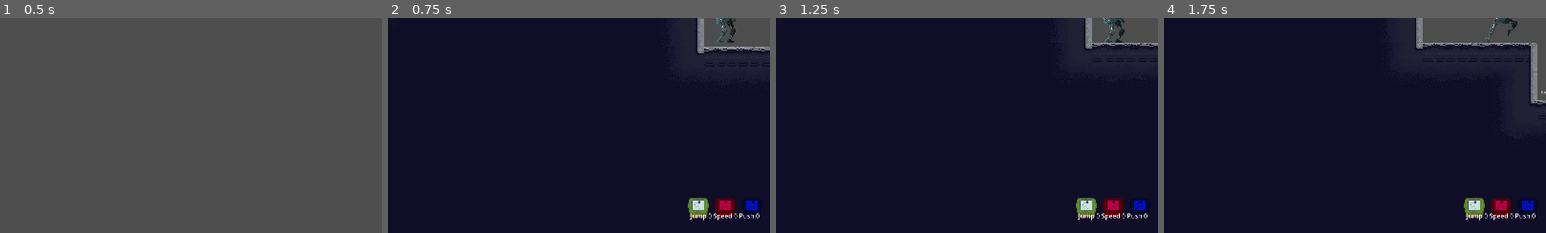
Above: before the commit, frames 1-4 (left to right).
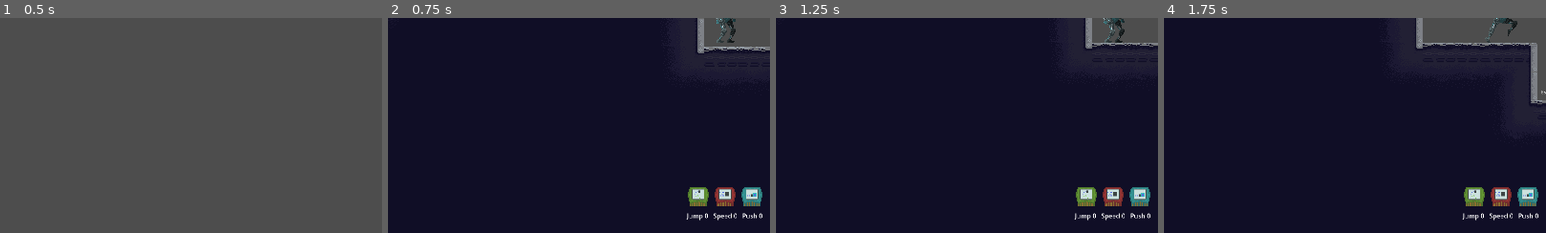
Above: after the commit, the same moments.

Repository: VehvilainenPooki/ModeGame
Game: Godot game, scene res://Main.tscn
Two runs of this game, one before a commit and one after it. Both use one fixed random seed, a clock stepped at 60 frames per second and the inputs below.
Inputs:
- Up to frame 1 (0.5 s): no input
- Up to frame 2 (0.75 s): click "Play" at 0.5 s
- Up to frame 3 (1.25 s): no input
- Up to frame 4 (1.75 s): tap A at 1.25 s; hold Right (ui_right) from 1.28 s (still down); hold E (Interact) from 1.28 s (still down); tap 1 (MODE_JUMP) at 1.52 s
The pictures show only the part of the screen within x 6-56%, y 50-100%; the shares and areas given below are measured in that part.

Frame 1 is identical in both runs. In frame 2, 2.1% of the frame differs, in the area x 78-98%, y 78-95%; in frame 3, 2.1%; in frame 4, 2.1%.

Commit message:
Toolbar siistitty

Diff:
--- a/Player/Player.tscn
+++ b/Player/Player.tscn
@@ -1333,6 +1333,7 @@
 auto_calculate_length_and_angle = false
 length = 43.0116
 bone_angle = -91.3322
+metadata/_local_pose_override_enabled_ = true
 
 [node name="Torso" type="Bone2D" parent="leftAnimation/Skeleton2D/Hip"]
 position = Vector2(0, -43)
@@ -1349,6 +1350,7 @@
 auto_calculate_length_and_angle = false
 length = 31.0
 bone_angle = 90.0
+metadata/_local_pose_override_enabled_ = true
 
 [node name="leftLowerarm" type="Bone2D" parent="leftAnimation/Skeleton2D/Hip/Torso/leftShoulder"]
 position = Vector2(0, 31)
@@ -1356,6 +1358,7 @@
 auto_calculate_length_and_angle = false
 length = 26.0768
 bone_angle = 85.6013
+metadata/_local_pose_override_enabled_ = true
 
 [node name="leftHand" type="Bone2D" parent="leftAnimation/Skeleton2D/Hip/Torso/leftShoulder/leftLowerarm"]
 position = Vector2(-2, 26)
@@ -1372,6 +1375,7 @@
 auto_calculate_length_and_angle = false
 length = 29.0172
 bone_angle = 91.9749
+metadata/_local_pose_override_enabled_ = true
 
 [node name="rightLowerarm" type="Bone2D" parent="leftAnimation/Skeleton2D/Hip/Torso/rightShoulder"]
 position = Vector2(-1, 29)
@@ -1379,6 +1383,7 @@
 auto_calculate_length_and_angle = false
 length = 26.0768
 bone_angle = 85.6013
+metadata/_local_pose_override_enabled_ = true
 
 [node name="rightHand" type="Bone2D" parent="leftAnimation/Skeleton2D/Hip/Torso/rightShoulder/rightLowerarm"]
 position = Vector2(-2, 24)
@@ -1395,6 +1400,7 @@
 auto_calculate_length_and_angle = false
 length = 40.0
 bone_angle = 90.0
+metadata/_local_pose_override_enabled_ = true
 
 [node name="leftLowerleg" type="Bone2D" parent="leftAnimation/Skeleton2D/Hip/leftUpperleg"]
 position = Vector2(0, 40)
@@ -1402,6 +1408,7 @@
 auto_calculate_length_and_angle = false
 length = 35.0143
 bone_angle = 88.3634
+metadata/_local_pose_override_enabled_ = true
 
 [node name="leftFoot" type="Bone2D" parent="leftAnimation/Skeleton2D/Hip/leftUpperleg/leftLowerleg"]
 position = Vector2(-2, 35)
@@ -1409,6 +1416,7 @@
 auto_calculate_length_and_angle = false
 length = 16.0
 bone_angle = -180.0
+metadata/_local_pose_override_enabled_ = true
 
 [node name="rightUpperleg" type="Bone2D" parent="leftAnimation/Skeleton2D/Hip"]
 position = Vector2(-10, 5)
@@ -1416,6 +1424,7 @@
 auto_calculate_length_and_angle = false
 length = 40.0
 bone_angle = 90.0
+metadata/_local_pose_override_enabled_ = true
 
 [node name="rightLowerleg" type="Bone2D" parent="leftAnimation/Skeleton2D/Hip/rightUpperleg"]
 position = Vector2(0, 40)
@@ -1423,6 +1432,7 @@
 auto_calculate_length_and_angle = false
 length = 35.0143
 bone_angle = 88.3634
+metadata/_local_pose_override_enabled_ = true
 
 [node name="rightFoot" type="Bone2D" parent="leftAnimation/Skeleton2D/Hip/rightUpperleg/rightLowerleg"]
 position = Vector2(-2, 35)
@@ -1430,6 +1440,7 @@
 auto_calculate_length_and_angle = false
 length = 16.0
 bone_angle = -180.0
+metadata/_local_pose_override_enabled_ = true
 
 [node name="leftArmTarget" type="Node2D" parent="leftAnimation"]
 position = Vector2(22, -7)
--- a/Player/ToolBar.gd
+++ b/Player/ToolBar.gd
@@ -11,6 +11,6 @@
 
 
 func update_cartridges():
-	var template = "Jump %s Speed %s Push %s"
+	var template = "Jump %s   Speed %s   Push %s"
 	var realstring = template % [player.cartridges_dict[MODES.JUMP], player.cartridges_dict[MODES.SPEED], player.cartridges_dict[MODES.PUSH]]
 	cartridges.text = realstring
--- a/Player/ToolBar.tscn
+++ b/Player/ToolBar.tscn
@@ -1,7 +1,9 @@
-[gd_scene load_steps=3 format=3 uid="uid://btrsok1jmua1q"]
+[gd_scene load_steps=5 format=3 uid="uid://btrsok1jmua1q"]
 
 [ext_resource type="Script" path="res://Player/ToolBar.gd" id="1_775jv"]
 [ext_resource type="Texture2D" uid="uid://bxcjlo7a650v4" path="res://Assets/Cartridge/Cartridge.png" id="2_pkbps"]
+[ext_resource type="Texture2D" uid="uid://codse7l24glwk" path="res://Assets/Cartridge/SpeedCartridge.png" id="3_kl7wd"]
+[ext_resource type="Texture2D" uid="uid://b7taurkb7op61" path="res://Assets/Cartridge/PushCartridge.png" id="4_xaa7b"]
 
 [node name="ToolBar" type="CanvasLayer"]
 script = ExtResource("1_775jv")
@@ -40,27 +42,25 @@
 texture = ExtResource("2_pkbps")
 
 [node name="TextureRect2" type="TextureRect" parent="Control/MarginContainer/VBoxContainer/HBoxContainer2"]
-modulate = Color(0.905882, 0, 0.286275, 1)
 custom_minimum_size = Vector2(64, 64)
 layout_mode = 2
-texture = ExtResource("2_pkbps")
+texture = ExtResource("3_kl7wd")
 
 [node name="TextureRect3" type="TextureRect" parent="Control/MarginContainer/VBoxContainer/HBoxContainer2"]
-modulate = Color(0, 0.0784314, 0.858824, 1)
 custom_minimum_size = Vector2(64, 64)
 layout_mode = 2
-texture = ExtResource("2_pkbps")
+texture = ExtResource("4_xaa7b")
 
-[node name="VBoxContainer2" type="VBoxContainer" parent="Control/MarginContainer"]
+[node name="VBoxContainer2" type="VBoxContainer" parent="Control/MarginContainer/VBoxContainer"]
 layout_mode = 2
 size_flags_vertical = 8
 
-[node name="HBoxContainer" type="HBoxContainer" parent="Control/MarginContainer/VBoxContainer2"]
+[node name="HBoxContainer" type="HBoxContainer" parent="Control/MarginContainer/VBoxContainer/VBoxContainer2"]
 layout_mode = 2
 size_flags_horizontal = 4
 size_flags_vertical = 8
 
-[node name="Cartridges" type="Label" parent="Control/MarginContainer/VBoxContainer2/HBoxContainer"]
+[node name="Cartridges" type="Label" parent="Control/MarginContainer/VBoxContainer/VBoxContainer2/HBoxContainer"]
 unique_name_in_owner = true
 layout_mode = 2
 size_flags_horizontal = 4
